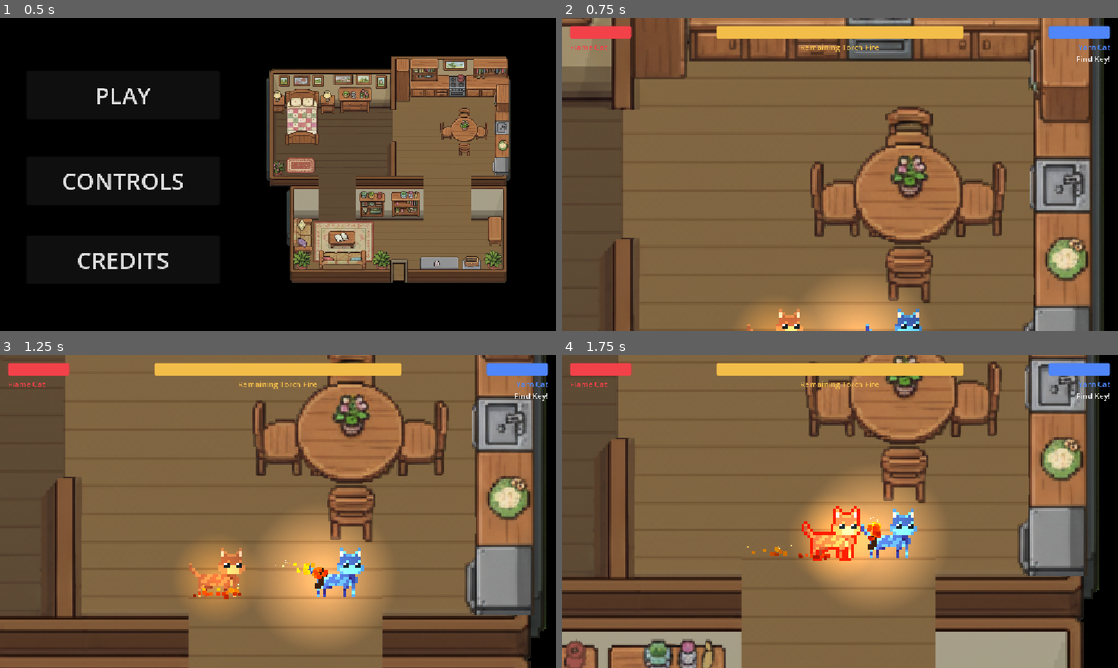
Above: before the commit, frames 1-4 (two rows, left to right).
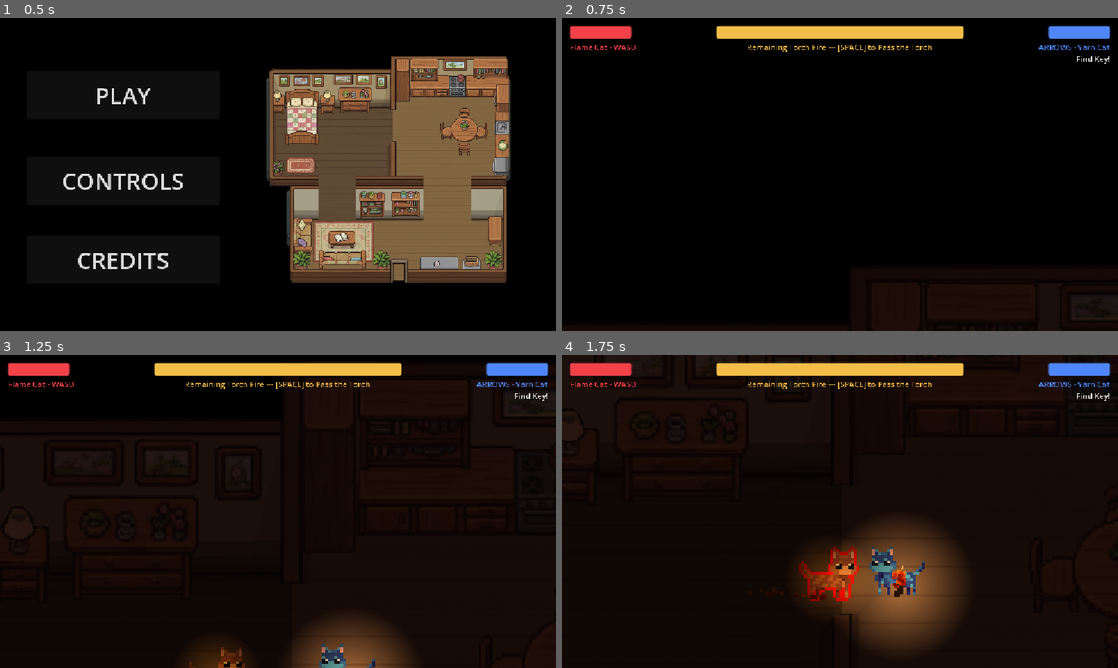
Above: after the commit, the same moments.

Repository: anqilique/GDGJam2-2025
Game: Godot game, scene res://Scenes/start_menu.tscn
The game is run twice, just before and just after one commit, with the same random seed, the same clock (stepped at 60 frames per second) and the same inputs. The engine's default icon, where the game draws it, is replaced by a stand-in: a white triangle on a blue panel in a dark square.
Inputs (mouse positions are in pixels of both pictures, inside the frame that each line leads up to):
- Up to frame 1 (0.5 s): no input
- Up to frame 2 (0.75 s): click "PLAY" at 0.5 s
- Up to frame 3 (1.25 s): no input
- Up to frame 4 (1.75 s): move the mouse to (962, 495) at 1.27 s; hold D (fire_cat_move_right) from 1.28 s (still down); click (962, 495) at 1.35 s

Frame 1 is identical in both runs. In frame 2, 95% of the frame differs, in the area x 0-100%, y 0-100%; in frame 3, 94%; in frame 4, 92%.

Commit message:
Bug Fixes

Diff:
--- a/Scenes/main.tscn
+++ b/Scenes/main.tscn
@@ -23,14 +23,14 @@
 visible = false
 
 [node name="FireCat" parent="." instance=ExtResource("2_bo1nx")]
-position = Vector2(118, -9)
+position = Vector2(-39, -103)
 
 [node name="YarnCat" parent="." instance=ExtResource("3_8gbba")]
-position = Vector2(200, -9)
+position = Vector2(51, -105)
 
 [node name="Torch" parent="." instance=ExtResource("5_21xkr")]
 z_index = 1
-position = Vector2(159, 0)
+position = Vector2(57, -73)
 
 [node name="ShadowsContainer" type="Node2D" parent="."]
 
@@ -38,7 +38,7 @@
 
 [node name="Camera2D" parent="." instance=ExtResource("5_kry3j")]
 z_index = 2
-position = Vector2(164, -162)
+position = Vector2(-2, -482)
 zoom = Vector2(3, 3)
 
 [connection signal="timeout" from="ShadowSpawnTimer" to="." method="_on_shadow_spawn_timer_timeout"]
--- a/Scenes/map.tscn
+++ b/Scenes/map.tscn
@@ -231,13 +231,11 @@
 region_rect = Rect2(35, 102, 35, 346)
 
 [node name="DarknessNode" type="DirectionalLight2D" parent="."]
-visible = false
 color = Color(0.07058824, 0, 0, 0.89411765)
 blend_mode = 2
 range_z_max = 3
 
 [node name="SearchSpotContainer" type="Node2D" parent="."]
-visible = false
 script = ExtResource("4_myvm1")
 
 [node name="TopLeft" type="Node" parent="SearchSpotContainer"]
--- a/Scenes/ui.tscn
+++ b/Scenes/ui.tscn
@@ -55,7 +55,7 @@
 offset_top = 32.0
 offset_right = 40.0
 offset_bottom = 55.0
-text = "Flame Cat"
+text = "Flame Cat - WASD"
 
 [node name="YCatHealth" type="ProgressBar" parent="HealthBars"]
 layout_mode = 0
@@ -75,12 +75,12 @@
 [node name="Label" type="Label" parent="HealthBars/YCatHealth"]
 modulate = Color(0.30980393, 0.5254902, 0.9764706, 1)
 layout_mode = 0
-offset_left = 77.0
+offset_left = 148.0
 offset_top = 32.0
-offset_right = 154.0
+offset_right = 295.0
 offset_bottom = 55.0
 scale = Vector2(-1, 1)
-text = "Yarn Cat"
+text = "ARROWS - Yarn Cat"
 horizontal_alignment = 2
 
 [node name="Label2" type="Label" parent="HealthBars/YCatHealth"]
@@ -113,5 +113,5 @@
 offset_top = 32.0
 offset_right = 512.0
 offset_bottom = 55.0
-text = "Remaining Torch Fire"
+text = "Remaining Torch Fire --- [SPACE] to Pass the Torch"
 horizontal_alignment = 1
--- a/Scenes/yarn_cat.tscn
+++ b/Scenes/yarn_cat.tscn
@@ -59,6 +59,7 @@
 
 [node name="AnimatedSprite2D" type="AnimatedSprite2D" parent="."]
 y_sort_enabled = true
+scale = Vector2(-1, 1)
 sprite_frames = SubResource("SpriteFrames_efeje")
 frame = 1
 frame_progress = 0.8095545
--- a/Scripts/Torch.gd
+++ b/Scripts/Torch.gd
@@ -24,6 +24,8 @@
 	else:
 		if $CPUParticles2D.amount != Globals.torch_flames * 4:
 			$CPUParticles2D.amount = Globals.torch_flames * 4
+		if not $CPUParticles2D.emitting:
+			$CPUParticles2D.emitting = true
 
 
 	if target:
